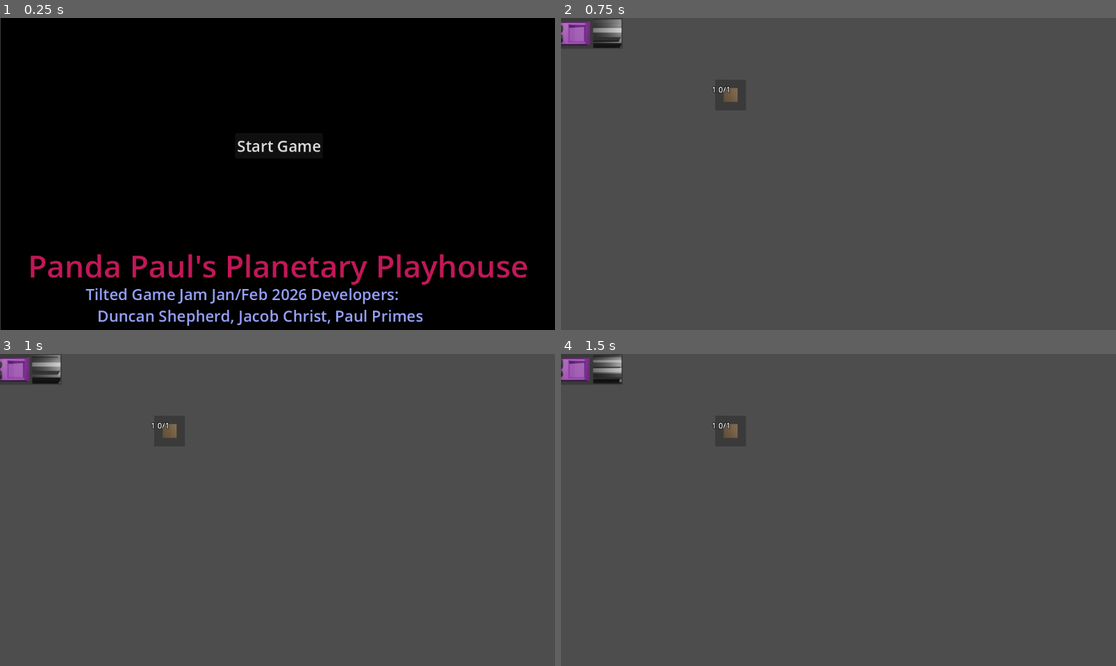
Above: before the commit, frames 1-4 (two rows, left to right).
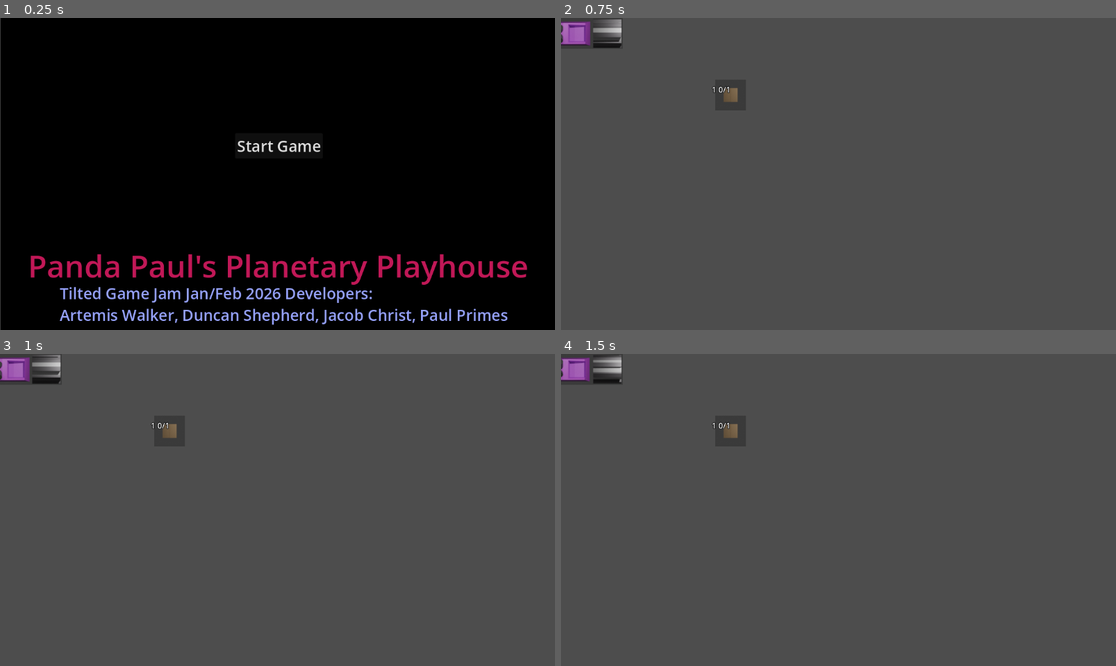
Above: after the commit, the same moments.

Repository: makreth/tiltedgjfeb
Game: Godot game, scene res://title_screen.tscn
Same seed, same stepped clock (60 frames per second), same inputs: the game is played once before the commit and once after it. This scene is started directly instead of the project's main scene. Video files are missing from this copy of the repository; at most half a second of black plays in their place.
Inputs (mouse positions are in pixels of both pictures, inside the frame that each line leads up to):
- Up to frame 1 (0.25 s): no input
- Up to frame 2 (0.75 s): click "Start Game" at 0.5 s
- Up to frame 3 (1 s): no input
- Up to frame 4 (1.5 s): move the mouse to (960, 494) at 1.27 s; click (960, 494) at 1.42 s

The runs differ from the first frame. In frame 1, 3.2% of the frame differs, in the area x 10-92%, y 86-99%; in frame 2, nothing differs; in frame 3, nothing differs; in frame 4, nothing differs.

Commit message:
Added Artemis to the credits

Diff:
--- a/title_screen.tscn
+++ b/title_screen.tscn
@@ -58,14 +58,14 @@
 text = "Panda Paul's Planetary Playhouse"
 
 [node name="Team" type="RichTextLabel" parent="."]
-offset_left = -398.0
-offset_top = 227.0
-offset_right = 434.0
-offset_bottom = 345.0
+offset_left = -452.0
+offset_top = 225.0
+offset_right = 494.0
+offset_bottom = 343.0
 theme_override_colors/default_color = Color(0.58978003, 0.63427687, 0.97886866, 1)
 theme_override_font_sizes/normal_font_size = 32
 text = "Tilted Game Jam Jan/Feb 2026 Developers:
-   Duncan Shepherd, Jacob Christ, Paul Primes "
+Artemis Walker, Duncan Shepherd, Jacob Christ, Paul Primes"
 
 [node name="AudioStreamPlayer2D" type="AudioStreamPlayer2D" parent="."]
 stream = ExtResource("3_ig5kc")
